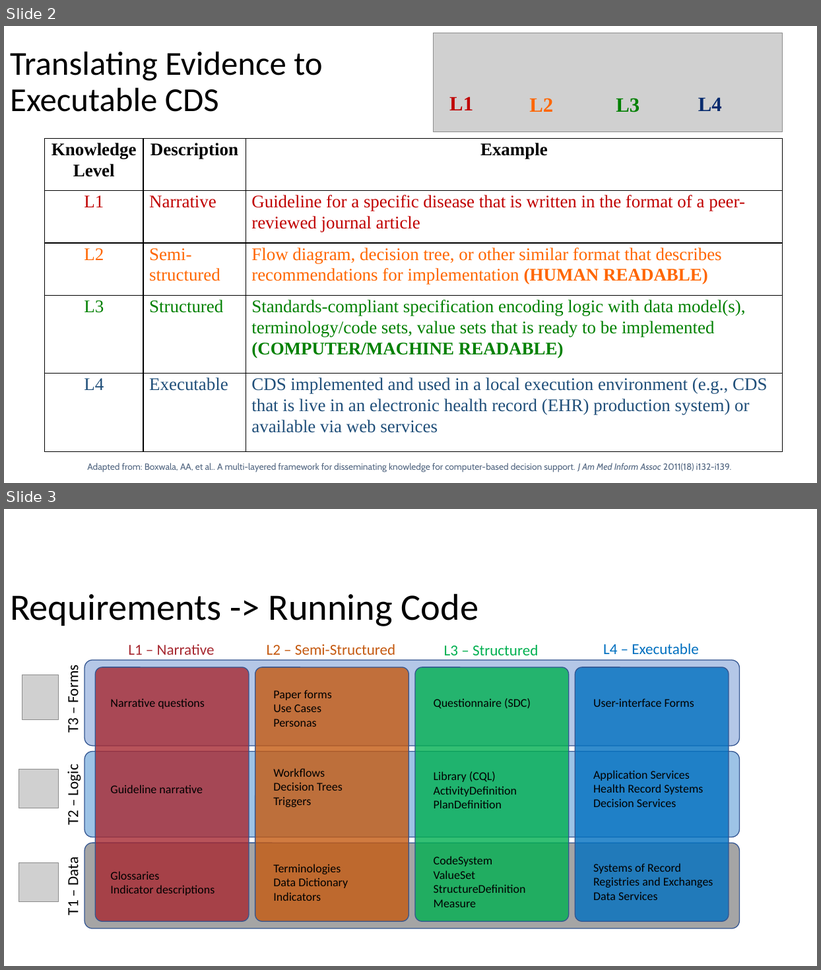
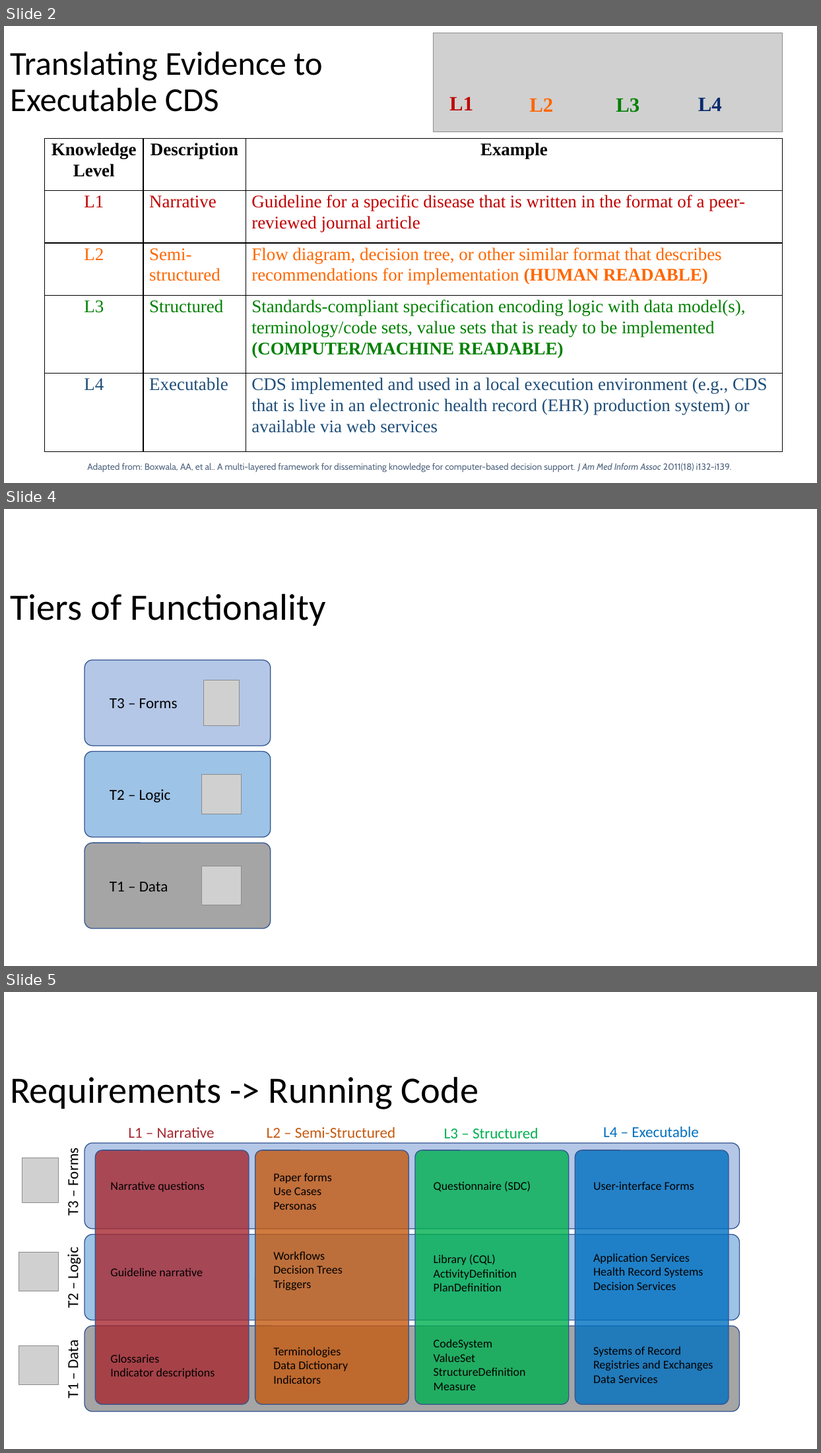
Before and after one commit to HL7/cqf-recommendations, a slide deck: docs/common-diagrams.pptx. Shown one above the other, each under a label of ours: slides 2 and 3 before the commit, slides 2, 4 and 5 after it; the slides between them are not shown. The pictures are 821x970 and 821x1453 pixels, drawn with LibreOffice and Linux fonts; fonts in the diff are those of the drawing; grey boxes stand for pictures. Boxes give left, top, right and bottom in pixels: in the first picture for what was removed or moved away, otherwise in the second. Text is boxed around its words. In the diff, an @@ line names an element or a change of style, - is before the commit and + after.

```diff
--- a/docs/common-diagrams.pptx
+++ b/docs/common-diagrams.pptx
@@ slide 4 added at [4,509,817,966], background #FFFFFF @@
@@ title added at [10,593,326,626], 44 pt, text #000000 @@
+Tiers of Functionality
@@ rounded rectangle added at [85,660,271,747], fill #B4C7E7, outline #325491 1 pt @@
@@ picture added at [203,681,240,725] @@
@@ text added at [110,698,178,708], 18 pt, text #000000 @@
+T3 – Forms
@@ rounded rectangle added at [85,752,271,838], fill #9DC3E6, outline #325491 1 pt @@
@@ picture added at [201,775,242,815] @@
@@ text added at [110,789,171,803], 18 pt, text #000000 @@
+T2 – Logic
@@ rounded rectangle added at [85,843,271,929], fill #A5A5A5, outline #325491 1 pt @@
@@ text added at [110,882,168,892], 18 pt, text #000000 @@
+T1 – Data
@@ picture added at [201,867,242,906] @@
@@ what was slide 3 is now slide 5 @@
```
Also in this commit, not shown: 1 other slide added, 45 other files.
